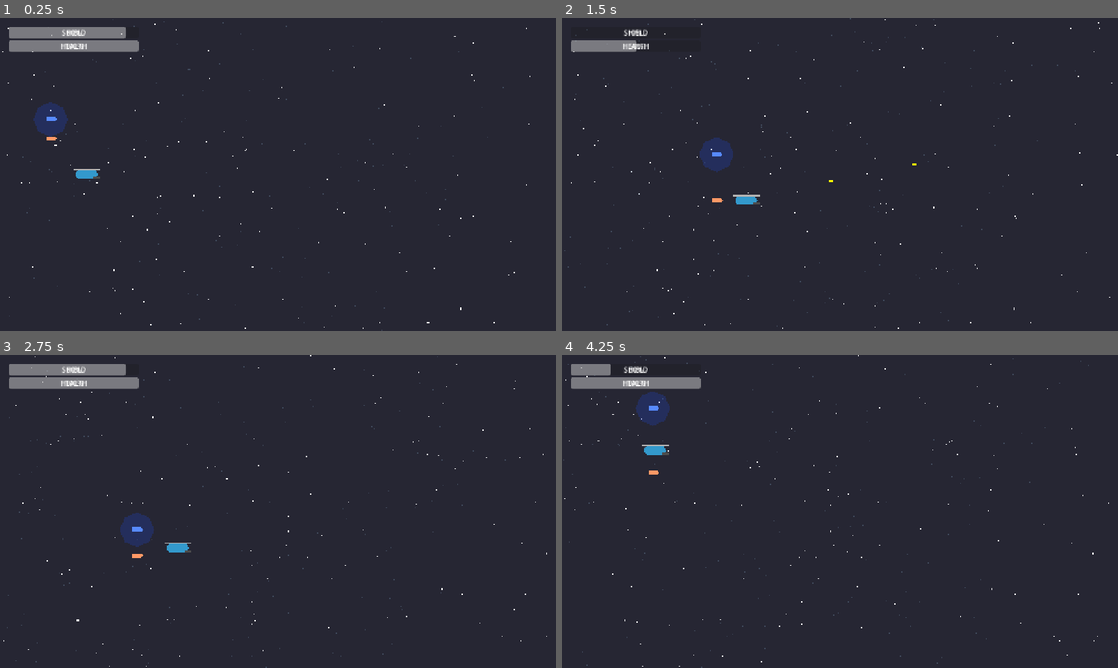
Above: before the commit, frames 1-4 (two rows, left to right).
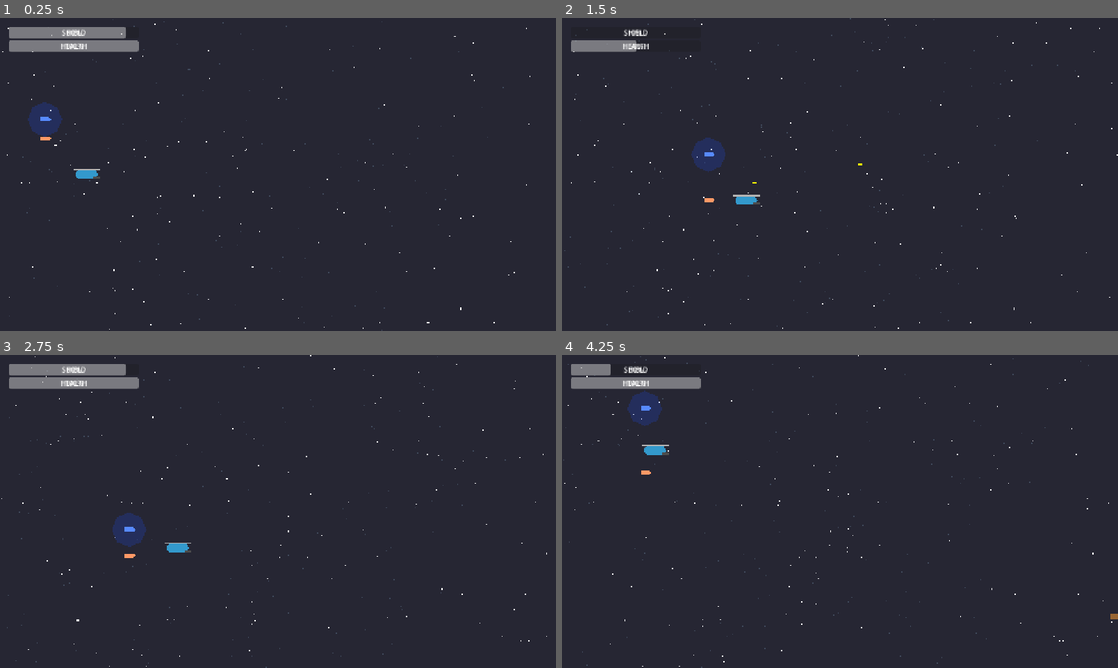
Above: after the commit, the same moments.

Repository: Colbertcn/g1-godot
Game: Godot game, scene res://scenes/main.tscn
Two runs of this game, one before a commit and one after it. Both use one fixed random seed, a clock stepped at 60 frames per second and the inputs below.
Inputs:
- Up to frame 1 (0.25 s): no input
- Up to frame 2 (1.5 s): tap Enter (ui_accept) at 0.5, 0.77 s; hold Right (ui_right) 0.53-1.28 s; hold Q (switch_weapon_mode) 0.53-1.28 s; hold Down (ui_down) from 1.28 s (still down); tap E (switch_wingman_mode) at 1.35 s
- Up to frame 3 (2.75 s): tap Enter (ui_accept) at 1.52 s; release Down (ui_down) at 2.03 s; hold Right (ui_right) from 2.03 s (still down); hold F (toggle_fire) from 2.03 s (still down)
- Up to frame 4 (4.25 s): release Right (ui_right) at 2.78 s; release F (toggle_fire) at 2.78 s; hold Up (ui_up) 2.78-3.53 s; tap Q (switch_weapon_mode) at 2.85 s; tap Enter (ui_accept) at 3.02, 3.77 s; hold Left (ui_left) from 3.53 s (still down); hold E (switch_wingman_mode) from 3.53 s (still down)

The runs differ from the first frame. In frame 1, 0.3% of the frame differs, in the area x 5-61%, y 26-100%; in frame 2, 0.4%; in frame 3, 0.4%; in frame 4, 0.5%, in the area x 0-100%, y 7-99%.
Error before the commit: Parse Error: Could not preload resource file "res://scenes/swap_station.tscn". (res://scripts/level_manager.gd:8)

Commit message:
修复 TSCN 解析错误、物理回调冲突及环境特定路径
- 修复了 swap_station.tscn 及其他场景文件中的解析错误：将 sub_resource 的字符串 ID 统一更改为整数 ID，以符合 Godot 4.5 资源格式规范。
- 修复了 enemy.gd 中的“flushing queries”错误：通过先捕获坐标并使用 call_deferred 延迟执行经验值宝石的生成，确保了物理引擎状态切换的安全性。
- 移除了 .vscode/settings.json 中的本地硬编码路径。
- 保持了多样化僚机、缓冲段及更换站等核心功能的完整性。

Co-authored-by: Colbertcn <37299510+Colbertcn@users.noreply.github.com>

Diff:
--- a/scenes/swap_station.tscn
+++ b/scenes/swap_station.tscn
@@ -30,6 +30,6 @@
 horizontal_alignment = 1
 
 [node name="CollisionShape2D" type="CollisionShape2D" parent="."]
-shape = SubResource("CircleShape2D_swap")
+shape = SubResource("2")
 
 [connection signal="body_entered" from="." to="." method="_on_body_entered"]
--- a/scripts/enemy.gd
+++ b/scripts/enemy.gd
@@ -20,15 +20,16 @@
 
 func die():
 	died.emit(xp_value)
-	spawn_xp()
+	var spawn_pos = global_position
+	# Use lambda or separate function to defer spawning with position
+	(func(pos):
+		if xp_gem_scene:
+			var gem = xp_gem_scene.instantiate()
+			gem.xp_amount = xp_value
+			get_parent().add_child(gem)
+			gem.global_position = pos
+	).call_deferred(spawn_pos)
 	queue_free()
-
-func spawn_xp():
-	if xp_gem_scene:
-		var gem = xp_gem_scene.instantiate()
-		gem.xp_amount = xp_value
-		get_parent().add_child.call_deferred(gem)
-		gem.global_position = global_position
 
 func _on_area_entered(_area):
 	pass
Not shown: 1 places in scenes/bullet.tscn that only renumber resources
Not shown: 1 places in scenes/enemy_bullet.tscn that only renumber resources
Not shown: 1 places in scenes/enemy_dog.tscn that only renumber resources
Not shown: 1 places in scenes/enemy_scout.tscn that only renumber resources
Not shown: 1 places in scenes/swap_station.tscn that only renumber resources
Not shown: 3 places in scenes/wingman.tscn that only renumber resources
Not shown: 1 places in scenes/xp_gem.tscn that only renumber resources
